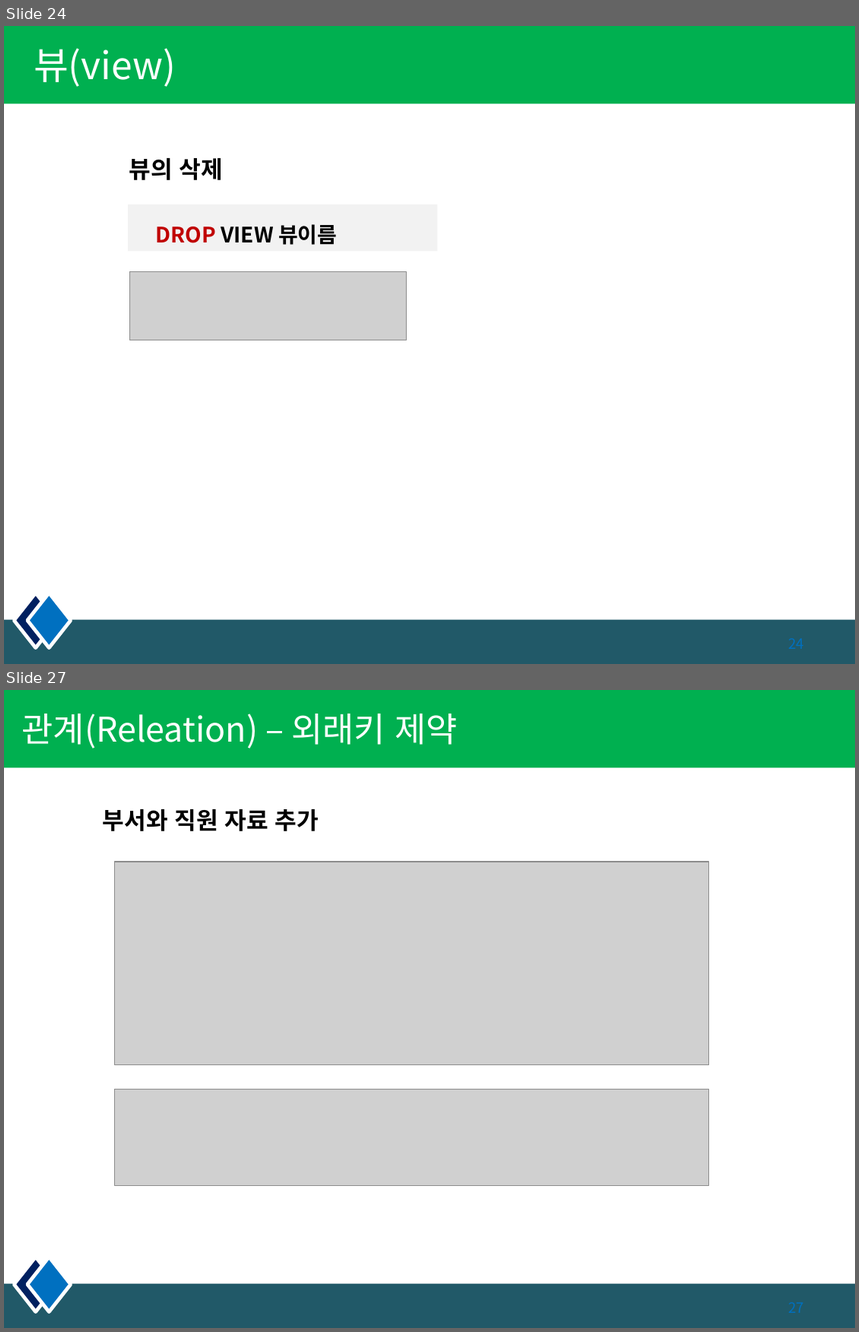
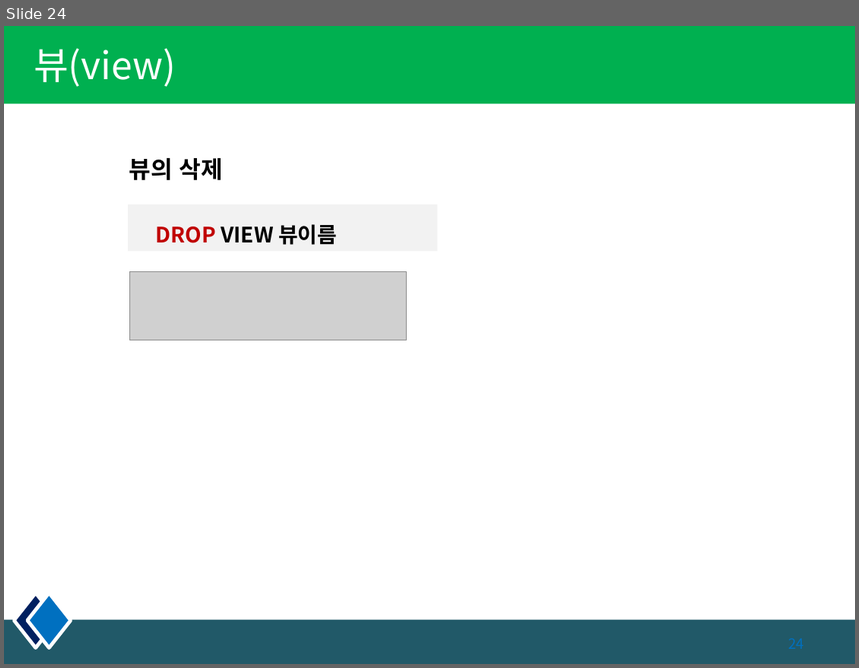
Before and after one commit to kiyongee2/dbworks, a slide deck: DB_PPT/3장. select_join.pptx. Shown one above the other, each under a label of ours: slides 24 and 27 before the commit, slide 24 after it; the slides between them are not shown. The pictures are 859x1332 and 859x668 pixels, drawn with LibreOffice and Linux fonts; fonts in the diff are those of the drawing; grey boxes stand for pictures. Boxes give left, top, right and bottom in pixels: in the first picture for what was removed or moved away, otherwise in the second. Text is boxed around its words. In the diff, an @@ line names an element or a change of style, - is before the commit and + after.

```diff
--- a/DB_PPT/3장. select_join.pptx
+++ b/DB_PPT/3장. select_join.pptx
@@ slide 27 removed at (x1=4, y1=690, x2=855, y2=1328), background #FFFFFF; not listed: 4 template elements that a slide beside it also shows @@
@@ title removed at (x1=22, y1=714, x2=457, y2=749) @@
-관계(Releation) – 외래키 제약
@@ text removed at (x1=103, y1=809, x2=319, y2=831) @@
-부서와 직원 자료 추가
@@ picture removed at (x1=115, y1=862, x2=709, y2=1065) @@
@@ picture removed at (x1=115, y1=1089, x2=709, y2=1186) @@
```
Also in this commit, not shown: 3 other slides removed, 2 other files.
